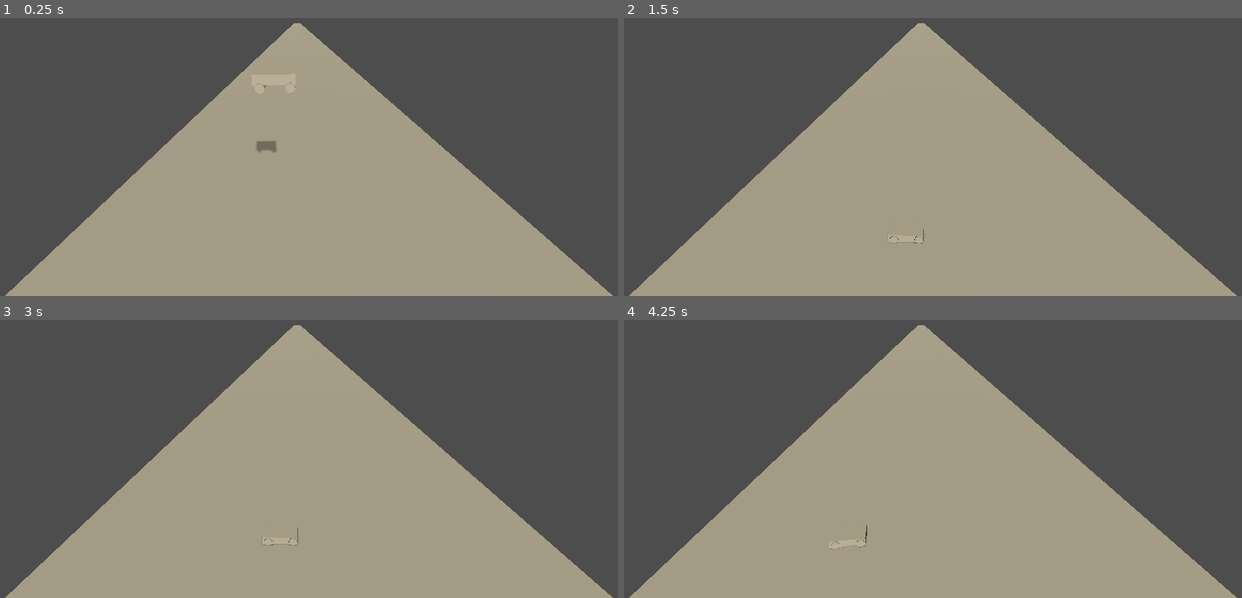
Above: before the commit, frames 1-4 (two rows, left to right).
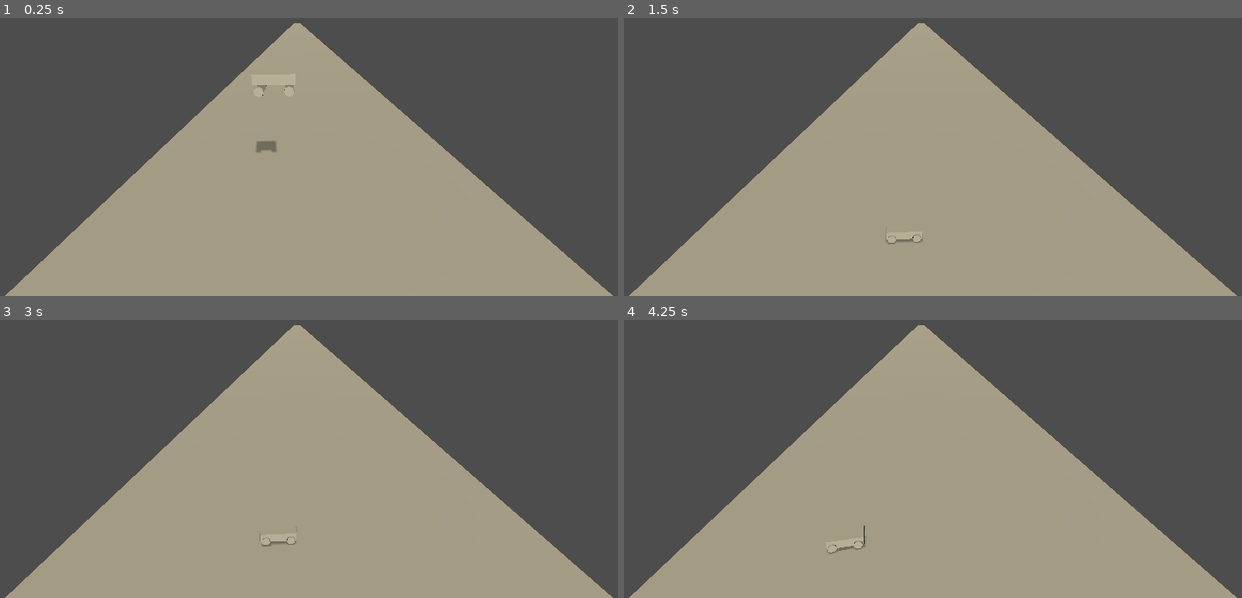
Above: after the commit, the same moments.

Repository: Reinforcement-Learning-Game/RL-Racing-Game
Game: Godot game, scene res://Tracks/Track1.tscn
Two runs of this game, one before a commit and one after it. Both use one fixed random seed, a clock stepped at 60 frames per second and the inputs below.
Inputs:
- Up to frame 1 (0.25 s): no input
- Up to frame 2 (1.5 s): hold D (Right) 0.53-1.28 s; hold S (Brake) from 1.28 s (still down)
- Up to frame 3 (3 s): tap Enter at 2 s; release S (Brake) at 2.03 s; hold D (Right) 2.03-2.78 s; tap Space at 2.75 s; hold W (Accelerate) from 2.78 s (still down)
- Up to frame 4 (4.25 s): release W (Accelerate) at 3.53 s; hold A (Left) from 3.53 s (still down)

The runs differ from the first frame. In frame 1, less than 0.1% of the frame differs, in the area x 41-48%, y 23-49%; in frame 2, less than 0.1%; in frame 3, less than 0.1%; in frame 4, 0.1%, in the area x 32-40%, y 73-85%.

Commit message:
changed hitbox of car

Diff:
--- a/rl-race/Vehicle/Vehicle.tscn
+++ b/rl-race/Vehicle/Vehicle.tscn
@@ -3,13 +3,13 @@
 [ext_resource type="Script" uid="uid://crfxxmwsmgiag" path="res://Vehicle/vehicle.gd" id="1_25uyk"]
 
 [sub_resource type="BoxShape3D" id="BoxShape3D_xcuoc"]
-size = Vector3(0.49954224, 0.22506714, 1)
+size = Vector3(0.49954224, 0.34083462, 1)
 
 [node name="Vehicle" type="VehicleBody3D"]
 script = ExtResource("1_25uyk")
 
 [node name="front_right_tire" type="VehicleWheel3D" parent="."]
-transform = Transform3D(1, 0, 0, 0, 1, 0, 0, 0, 1, -0.3, 0, 0.326)
+transform = Transform3D(1, 0, 0, 0, 1, 0, 0, 0, 1, -0.3, -0.07974446, 0.35200316)
 use_as_steering = true
 
 [node name="CSGCylinder3D" type="CSGCylinder3D" parent="front_right_tire"]
@@ -17,7 +17,7 @@
 height = 0.23
 
 [node name="front_left_tire" type="VehicleWheel3D" parent="."]
-transform = Transform3D(1, 0, 0, 0, 1, 0, 0, 0, 1, 0.25, 0, 0.326)
+transform = Transform3D(1, 0, 0, 0, 1, 0, 0, 0, 1, 0.25, -0.07974446, 0.35200316)
 use_as_steering = true
 
 [node name="CSGCylinder3D" type="CSGCylinder3D" parent="front_left_tire"]
@@ -25,7 +25,7 @@
 height = 0.23
 
 [node name="back_right_tire" type="VehicleWheel3D" parent="."]
-transform = Transform3D(1, 0, 0, 0, 1, 0, 0, 0, 1, -0.3, 0, -0.377)
+transform = Transform3D(1, 0, 0, 0, 1, 0, 0, 0, 1, -0.3, -0.07974446, -0.35099685)
 use_as_traction = true
 
 [node name="CSGCylinder3D" type="CSGCylinder3D" parent="back_right_tire"]
@@ -33,7 +33,7 @@
 height = 0.23
 
 [node name="back_left_tire" type="VehicleWheel3D" parent="."]
-transform = Transform3D(1, 0, 0, 0, 1, 0, 0, 0, 1, 0.25, 0, -0.377)
+transform = Transform3D(1, 0, 0, 0, 1, 0, 0, 0, 1, 0.25, -0.07974446, -0.35099685)
 use_as_traction = true
 
 [node name="CSGCylinder3D" type="CSGCylinder3D" parent="back_left_tire"]
@@ -41,9 +41,9 @@
 height = 0.23
 
 [node name="CSGBox3D" type="CSGBox3D" parent="."]
-transform = Transform3D(1, 0, 0, 0, 1, 0, 0, 0, 1, 0, 0.043029785, 0)
-size = Vector3(0.5, 0.25, 1)
+transform = Transform3D(1, 0, 0, 0, 1, 0, 0, 0, 1, 0, 0.04425049, 0)
+size = Vector3(0.5, 0.2475586, 1)
 
 [node name="CollisionShape3D" type="CollisionShape3D" parent="."]
-transform = Transform3D(1, 0, 0, 0, 1, 0, 0, 0, 1, 0, 0.02708435, 0)
+transform = Transform3D(1, 0, 0, 0, 1, 0, 0, 0, 1, 0, -0.030799389, 0)
 shape = SubResource("BoxShape3D_xcuoc")
--- a/rl-race/Vehicle/vehicle.gd
+++ b/rl-race/Vehicle/vehicle.gd
@@ -42,6 +42,7 @@
 	brake = 0
 
 func _process(_delta: float):
-	print("Acceleration:", engine_force)
-	print("Steering:", steering)
-	print("Braking:", brake)
+	#print("Acceleration:", engine_force)
+	#print("Steering:", steering)
+	#print("Braking:", brake)
+	pass
